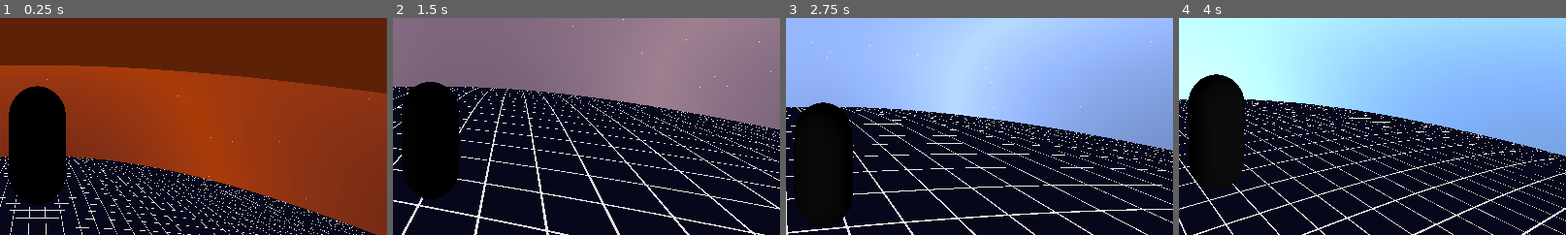
Above: before the commit, frames 1-4 (left to right).
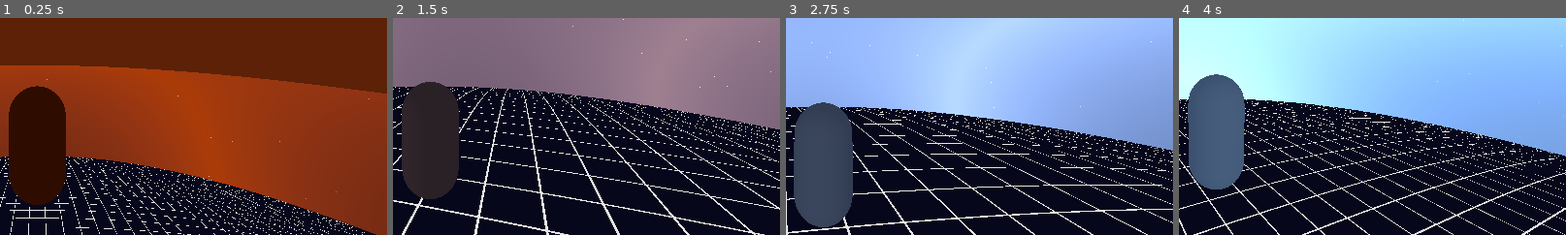
Above: after the commit, the same moments.

Repository: valfrom/LittlePlanet
Game: Godot game, scene res://world.tscn
Same seed, same stepped clock (60 frames per second), same inputs: the game is played once before the commit and once after it.
Inputs (mouse positions are % of the whole screen's width and height, from its top left):
- Up to frame 1 (0.25 s): no input
- Up to frame 2 (1.5 s): move the mouse to (55, 50) at 0.52 s; hold W (move_forward) from 0.53 s (still down); tap Space (jump) at 0.77 s; move the mouse to (45, 50) at 1.27 s
- Up to frame 3 (2.75 s): keep holding W (move_forward); tap Space (jump) at 1.52 s; move the mouse to (52, 48) at 2.02 s
- Up to frame 4 (4 s): keep holding W (move_forward); move the mouse to (49, 52) at 2.77 s; tap Space (jump) at 3.02, 3.77 s; move the mouse to (57, 51) at 3.52 s
The pictures show only the part of the screen within x 45-95%, y 47-97%; the shares and areas given below are measured in that part.

The runs differ from the first frame. In frame 1, 7.2% of the frame differs, in the area x 2-18%, y 31-87%; in frame 2, 7.1%; in frame 3, 7.7%, in the area x 2-18%, y 38-97%; in frame 4, 6.8%.

Commit message:
Revert "Add ambient light (#10)"
This reverts commit 9e68b31b31652c2a18c707176856d27bdb446eae.

Diff:
--- a/world.tscn
+++ b/world.tscn
@@ -12,9 +12,6 @@
 [sub_resource type="Environment" id="Environment_tlwt5"]
 background_mode = 1
 background_color = Color(0.08, 0.04, 0.1, 1)
-ambient_light_source = 1
-ambient_light_color = Color(0.266667, 0.313726, 0.443137, 1)
-ambient_light_energy = 0.35
 
 [sub_resource type="CameraAttributesPhysical" id="CameraAttributesPhysical_aqk2v"]
 
